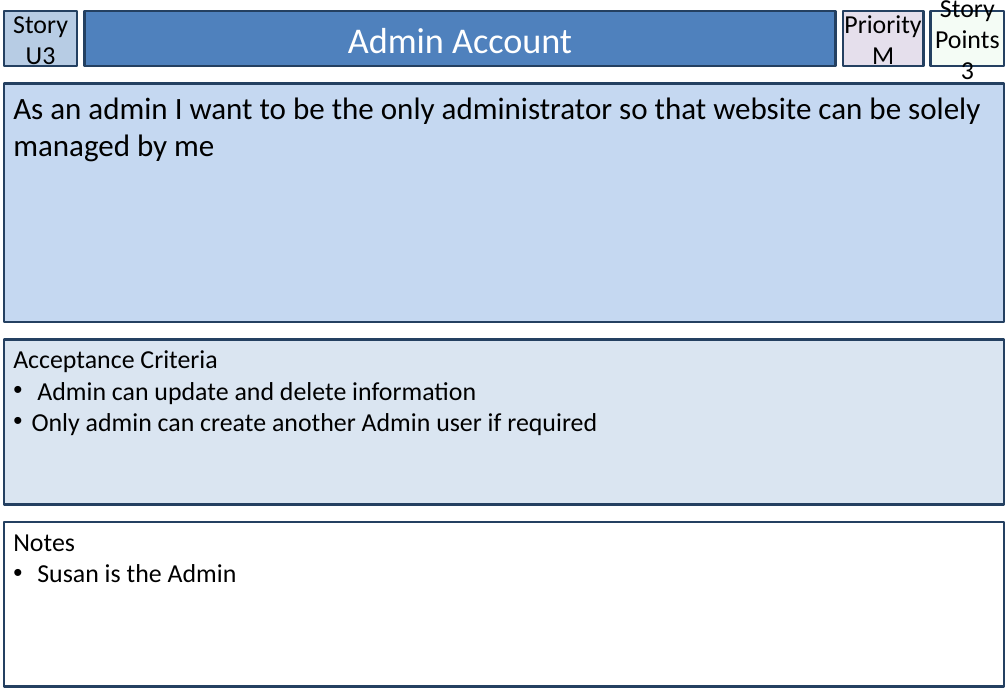
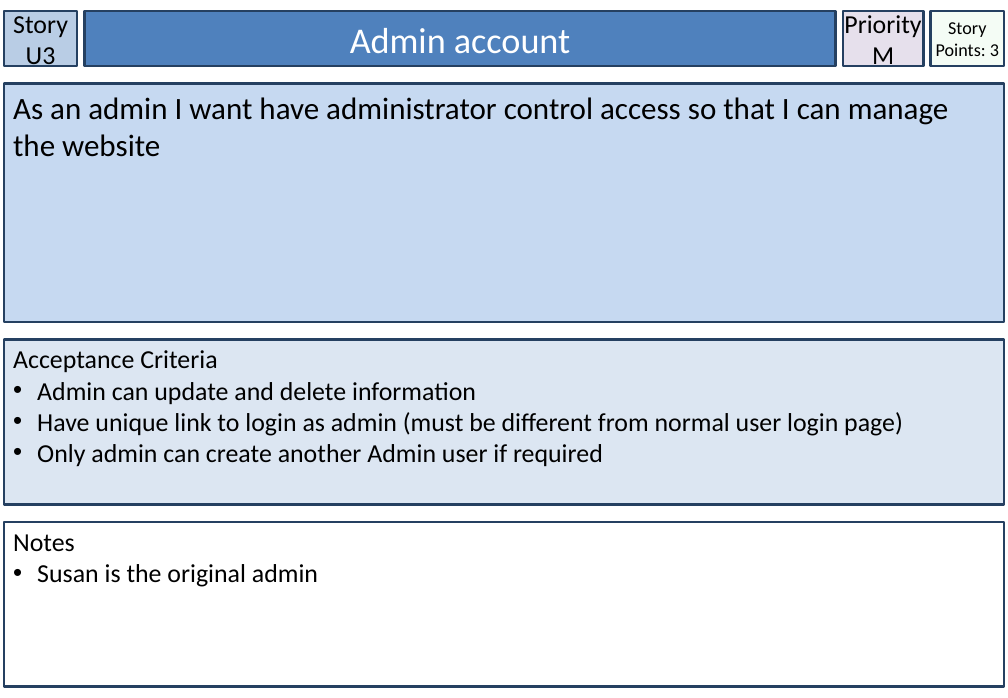
Before and after one commit to lufee84/GROUP-44, a slide deck: slide 10 of Adrian - STORY CARD.pptx. Drawn at 1008x698 pixels with LibreOffice and Linux fonts; fonts in the diff are those of the drawing. Boxes give left, top, right and bottom in pixels: in the first picture for what was removed or moved away, otherwise in the second. Text is boxed around its words. In the diff, an @@ line names an element or a change of style, - is before the commit and + after.

```diff
--- a/Adrian - STORY CARD.pptx
+++ b/Adrian - STORY CARD.pptx
@@ text in rectangle at [350,28,570,54]: text changed @@
-Admin Account
+Admin account
@@ text in rectangle at [936,22,999,56]: text changed; size 20 to 14 pt @@
-Story Points
-3
+Story Points: 3
@@ rectangle "As an admin I want ..." at [4,84,1004,322]: fill #C5D8F1 to #C6D9F1; outline #244061 2 pt to #254061 2 pt @@
@@ text in rectangle at [13,97,949,157]: text changed @@
-As an admin I want to be the only administrator so that website can be solely managed by me
+As an admin I want have administrator control access so that I can manage the website
@@ rectangle "Acceptance Criteria" at [4,340,1004,504]: fill #DAE5F1 to #DCE6F2; outline #244061 2 pt to #254061 2 pt @@
@@ text in rectangle at [37,412,903,436]: paragraph added @@
+• Have unique link to login as admin (must be different from normal user login page)
@@ outline #244061 2 pt to #254061 2 pt in 3 elements at [85,11,836,66], [931,11,1004,66], [4,522,1004,687] @@
@@ text in rectangle at [37,564,318,587]: text changed @@
-• Susan is the Admin
+• Susan is the original admin
```
Also in this commit, not shown: 57 other slides changed, 9 slides added, 4 slides removed, 5 other files.
